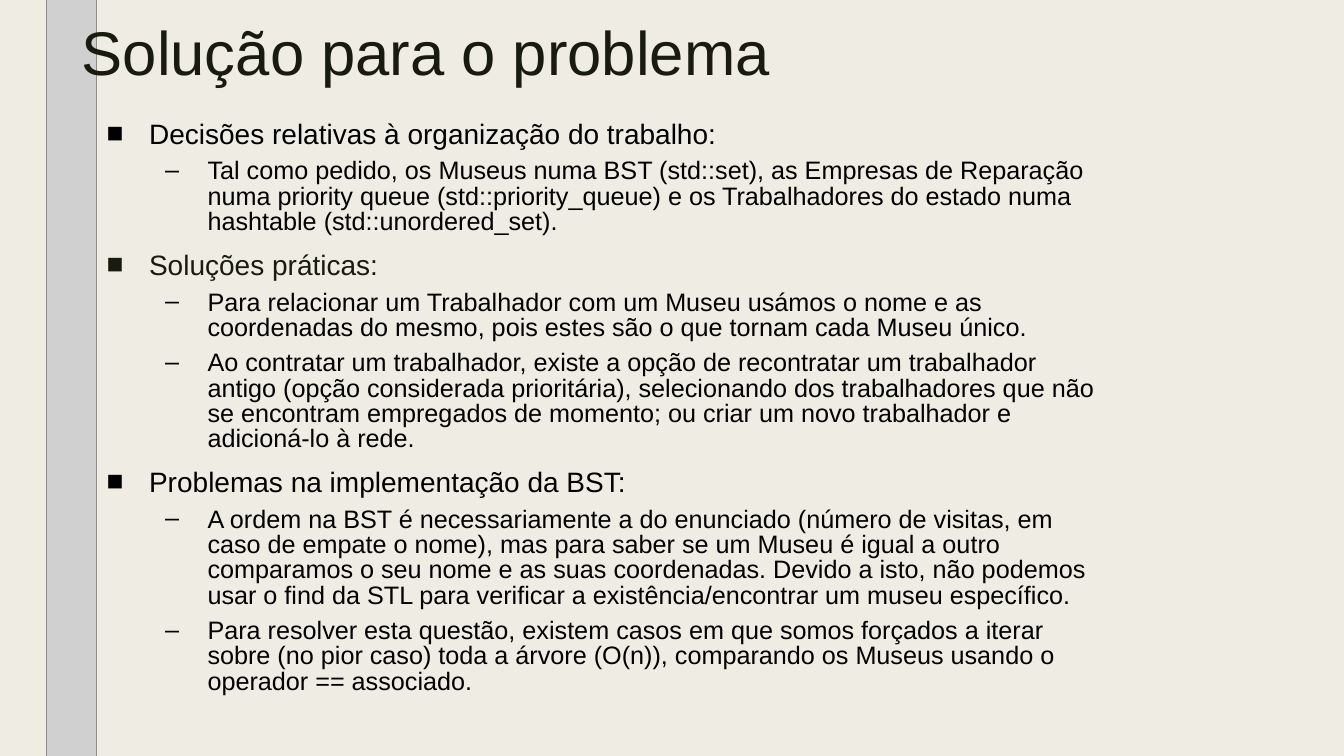
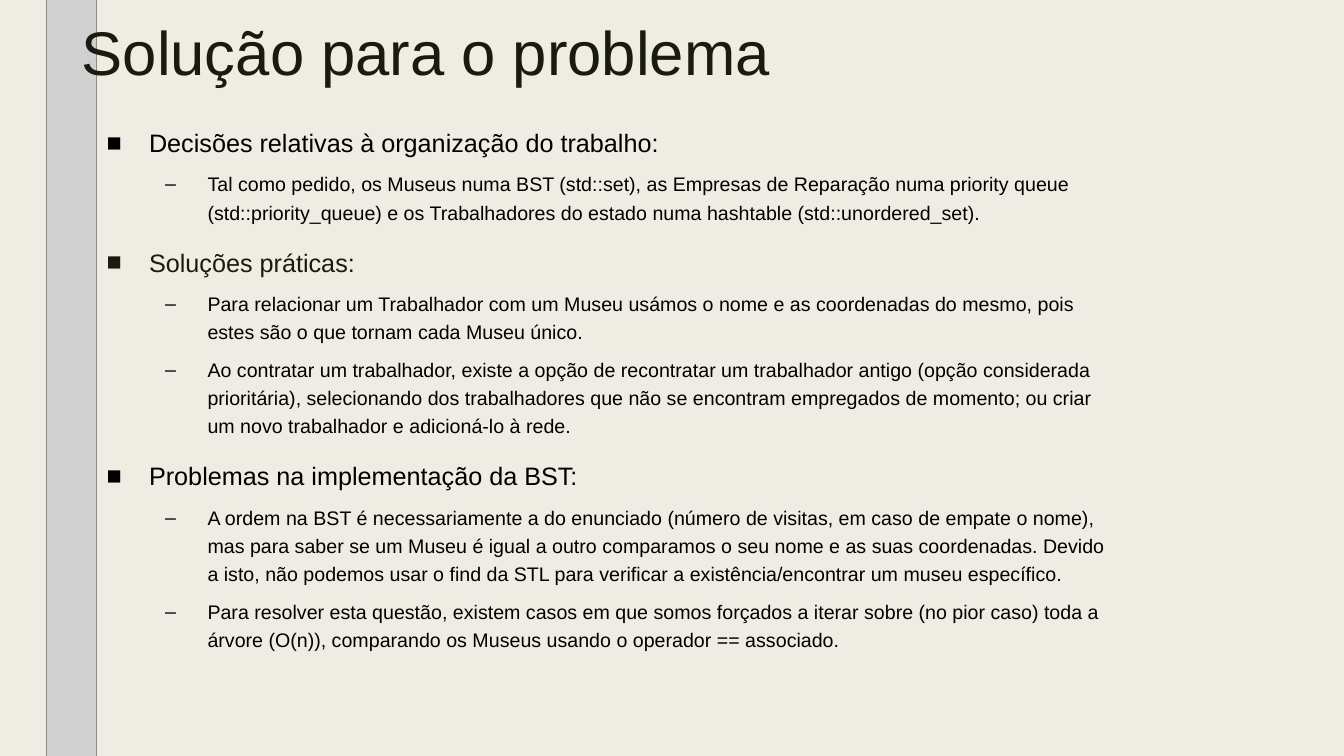
Before and after one commit to tiagodusilva/FEUP-AEDA-Proj1, a slide deck: slide 3 of AEDA_-_Cartao_Museus_de_Portugal_parte_2.pptx. Drawn at 1344x756 pixels with LibreOffice and Linux fonts; fonts in the diff are those of the drawing; grey boxes stand for pictures. Boxes give left, top, right and bottom in pixels: in the first picture for what was removed or moved away, otherwise in the second. Text is boxed around its words. In the diff, an @@ line names an element or a change of style, - is before the commit and + after.

Commit message:
Fixed power point formatting, typos and some rephrasing

```diff
--- a/AEDA_-_Cartao_Museus_de_Portugal_parte_2.pptx
+++ b/AEDA_-_Cartao_Museus_de_Portugal_parte_2.pptx
@@ text "Decisões relativas à organização do ..." at (149, 133, 1104, 651): size 20 to 18 pt in "Decisões relativas à organização do trabalho:", "Soluções práticas:", "Problemas na implementação da BST:"; size 18 to 14 pt; line spacing 0.84 to 1.2 @@
```
Also in this commit, not shown: 6 other slides changed.
